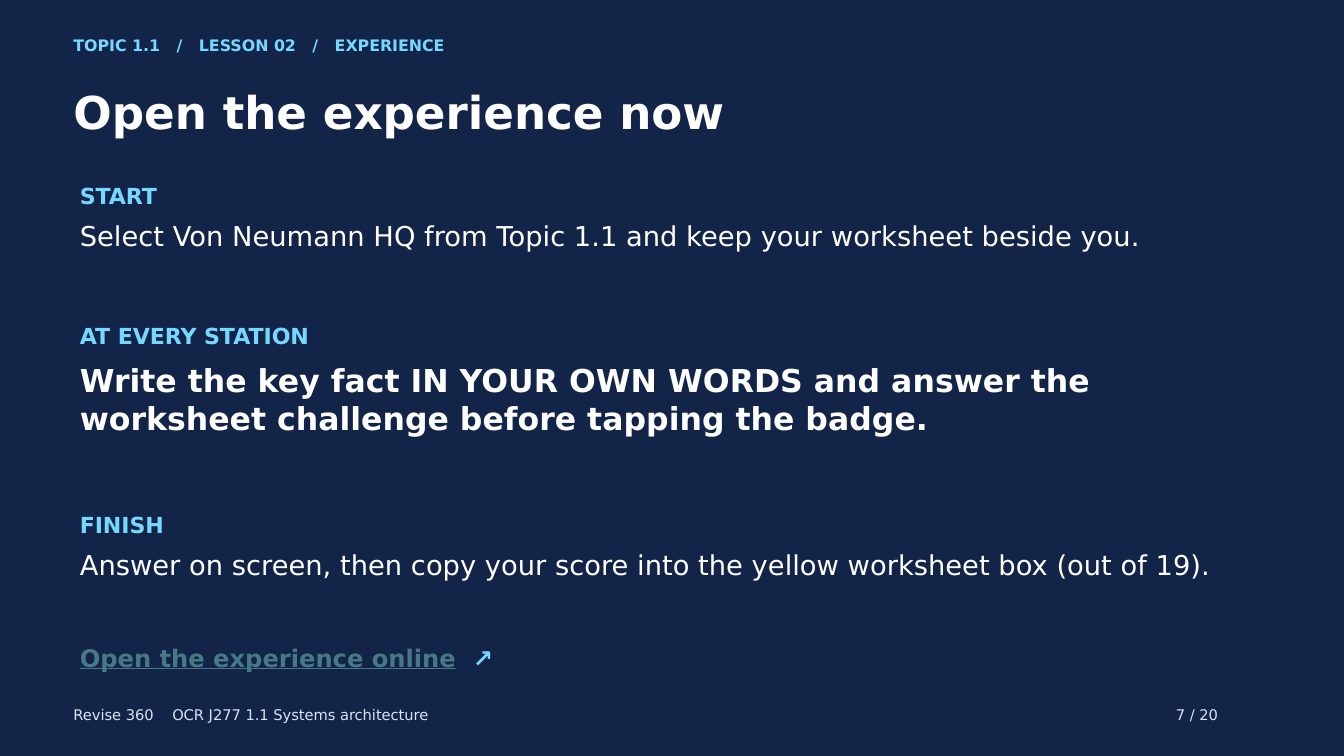
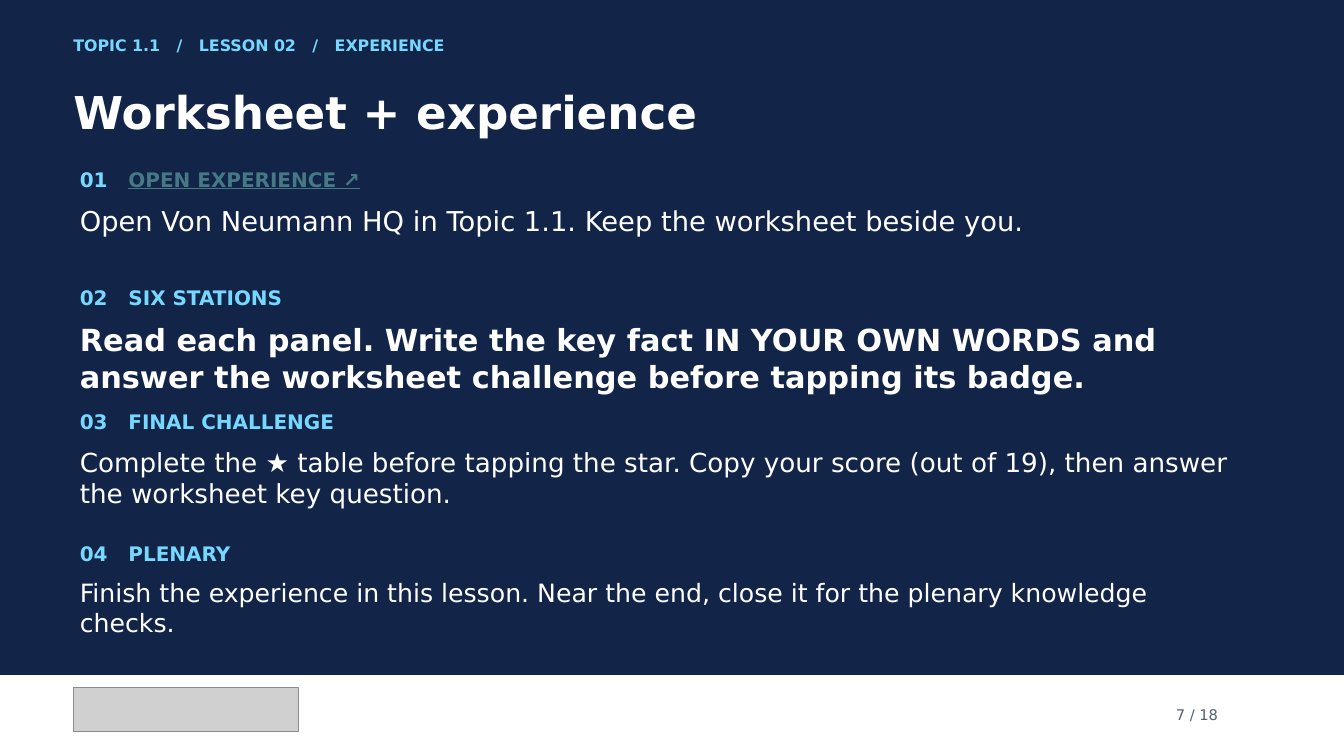
Before and after one commit to MrP-CS/Revise360, a slide deck: slide 7 of presentations/SA_L02_VonNeumannHQ_Lesson.pptx. Drawn at 1344x756 pixels with LibreOffice and Linux fonts; fonts in the diff are those of the drawing; grey boxes stand for pictures. Boxes give left, top, right and bottom in pixels: in the first picture for what was removed or moved away, otherwise in the second. Text is boxed around its words. In the diff, an @@ line names an element or a change of style, - is before the commit and + after.

Commit message:
Consolidate Topic 1.1 deck instructions and add Revise 360 logo

```diff
--- a/presentations/SA_L02_VonNeumannHQ_Lesson.pptx
+++ b/presentations/SA_L02_VonNeumannHQ_Lesson.pptx
@@ text at <box>73,94,697,139</box>: text changed @@
-Open the experience now
+Worksheet + experience
@@ text added at <box>80,172,336,189</box>, 14.2 pt, text #467886, bold, underline @@
+01 OPEN EXPERIENCE ↗
@@ text removed at <box>80,187,157,205</box> @@
-START
@@ text at <box>80,210,1023,237</box>: text changed @@
-Select Von Neumann HQ from Topic 1.1 and keep your worksheet beside you.
+Open Von Neumann HQ in Topic 1.1. Keep the worksheet beside you.
@@ text added at <box>80,290,283,306</box>, 14.2 pt, text #77D8FF, bold @@
+02 SIX STATIONS
@@ text at <box>80,328,1156,394</box>: text changed; size 22.5 to 21.8 pt @@
-Write the key fact IN YOUR OWN WORDS and answer the worksheet challenge before tapping the badge.
+Read each panel. Write the key fact IN YOUR OWN WORDS and answer the worksheet challenge before tapping its badge.
@@ text removed at <box>80,327,309,345</box> @@
-AT EVERY STATION
@@ text added at <box>80,414,334,430</box>, 14.2 pt, text #77D8FF, bold @@
+03 FINAL CHALLENGE
@@ text added at <box>80,452,1228,509</box>, 18.8 pt, text #FFFFFF @@
+Complete the ★ table before tapping the star. Copy your score (out of 19), then answer the worksheet key question.
@@ text removed at <box>80,516,164,534</box> @@
-FINISH
@@ text removed at <box>80,554,1210,581</box> @@
-Answer on screen, then copy your score into the yellow worksheet box (out of 19).
@@ text added at <box>80,546,230,562</box>, 14.2 pt, text #77D8FF, bold @@
+04 PLENARY
@@ text added at <box>80,583,1147,633</box>, 18 pt, text #FFFFFF @@
+Finish the experience in this lesson. Near the end, close it for the plenary knowledge checks.
@@ text removed at <box>80,649,456,672</box> @@
-Open the experience online ↗
@@ rectangle added at <box>0,676,1344,756</box>, fill #FFFFFF @@
@@ picture added at <box>74,689,298,732</box> @@
@@ text removed at <box>73,709,428,723</box> @@
-Revise 360 OCR J277 1.1 Systems architecture
@@ text at <box>1176,709,1218,720</box>: text changed; text colour #D7E4F3 to #526174 @@
-7 / 20
+7 / 18
```
Also in this commit, not shown: 17 other slides changed, 2 slides removed, 4 other files.
